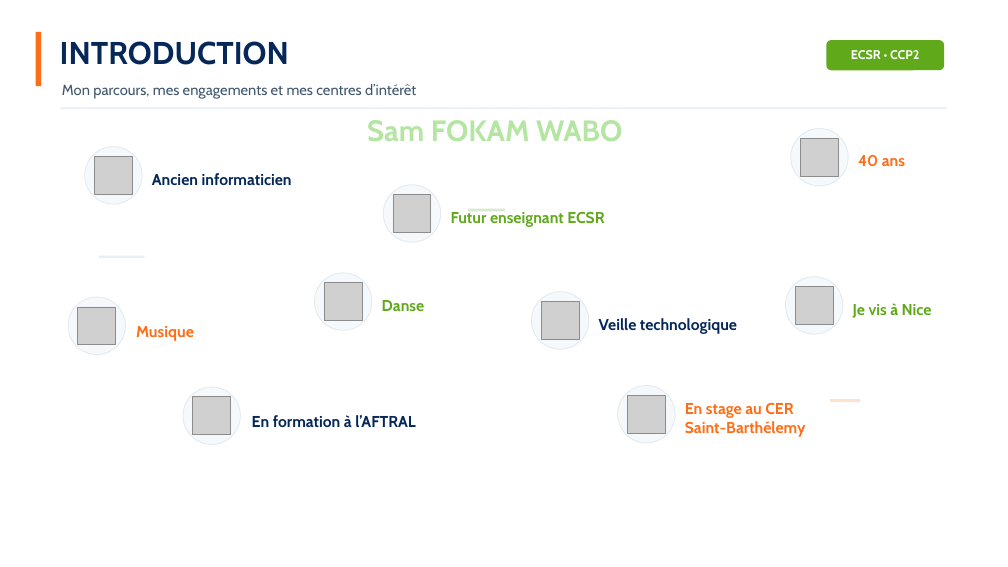
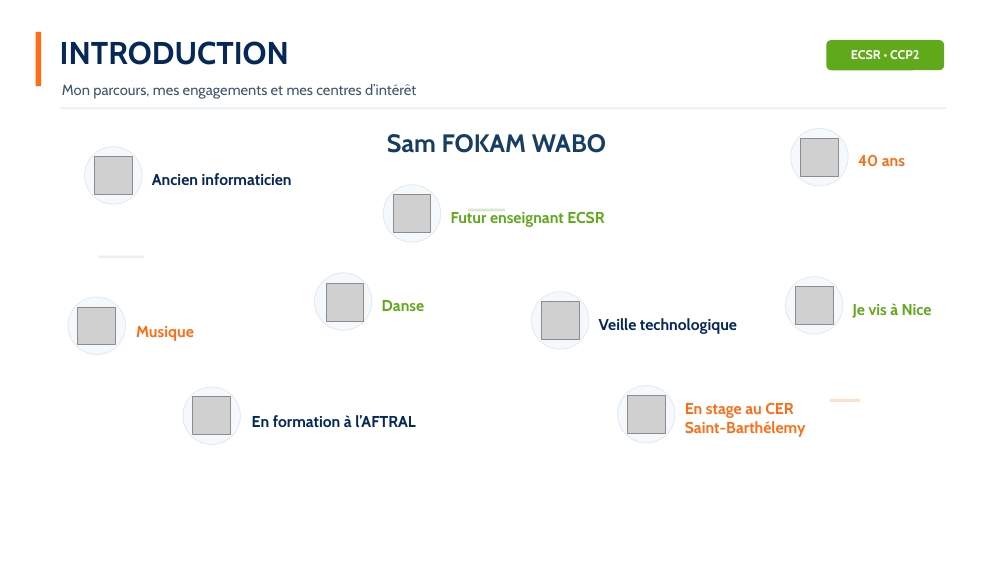
Before and after one commit to SamEva-dev/Memoir-TP-ECSR, a slide deck: slide 3 of Memoire_presentation.pptx. Drawn at 1008x567 pixels with LibreOffice and Linux fonts; fonts in the diff are those of the drawing; grey boxes stand for pictures; background and template pictures are left out. Boxes give left, top, right and bottom in pixels: in the first picture for what was removed or moved away, otherwise in the second. Text is boxed around its words. In the diff, an @@ line names an element or a change of style, - is before the commit and + after.

```diff
--- a/Memoire_presentation.pptx
+++ b/Memoire_presentation.pptx
@@ text "Sam FOKAM WABO": place and size @@
-text "Sam FOKAM WABO" at bbox=[367, 120, 622, 141]
+text "Sam FOKAM WABO" at bbox=[387, 134, 606, 153]
@@ text "Sam FOKAM WABO" at bbox=[387, 134, 606, 153]: size 28 to 24 pt, text colour #B4E5A2 to #163E64, letter outline #156082 1 pt to none; alignment centre to left @@
```
Also in this commit, not shown: 14 other slides changed, 1 slide added, 2 slides removed, 7 other files.
